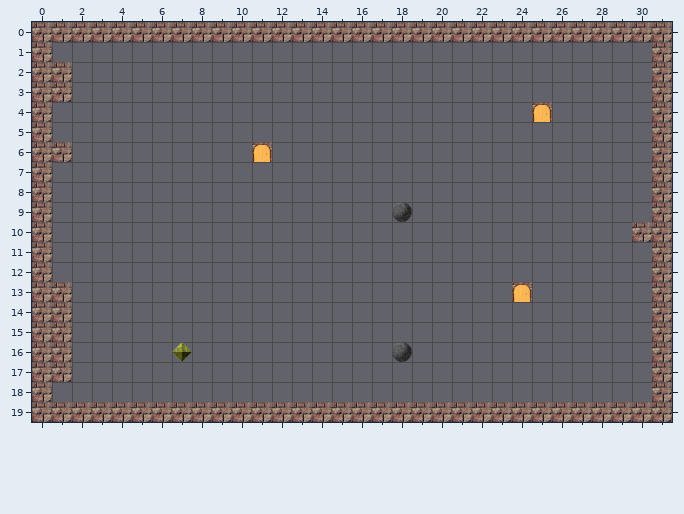
An edit to a level. Tiled map, Aaargh/assets/level/level.tmx. The picture above is the old version.
Cells are 32x32 px. Shown: x 0..31, y 0..19.
After:
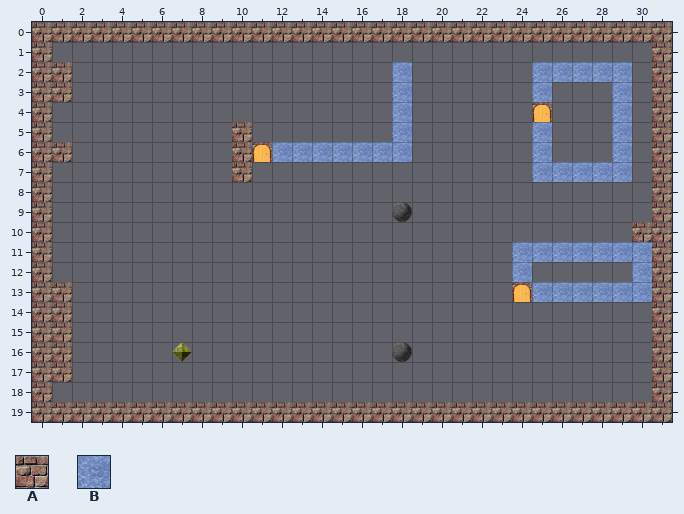
Key: from "tiles": A 0, B 1.
_ is an empty cell, . an unchanged one.
The exact change:
--- layer "Tile Layer 1"
@@ x 10..29 @@
- 2 ........_......_____
- 3 ........_......_..._
- 4 ........_.........._
- 5 _......._......_..._
- 6 _._______......_..._
- 7 _.............._____
+ 2 ........B......BBBBB
+ 3 ........B......B...B
+ 4 ........B..........B
+ 5 A.......B......B...B
+ 6 A.BBBBBBB......B...B
+ 7 A..............BBBBB
@@ x 24..30 @@
-11 _______
-12 _....._
-13 .______
+11 BBBBBBB
+12 B.....B
+13 .BBBBBB
